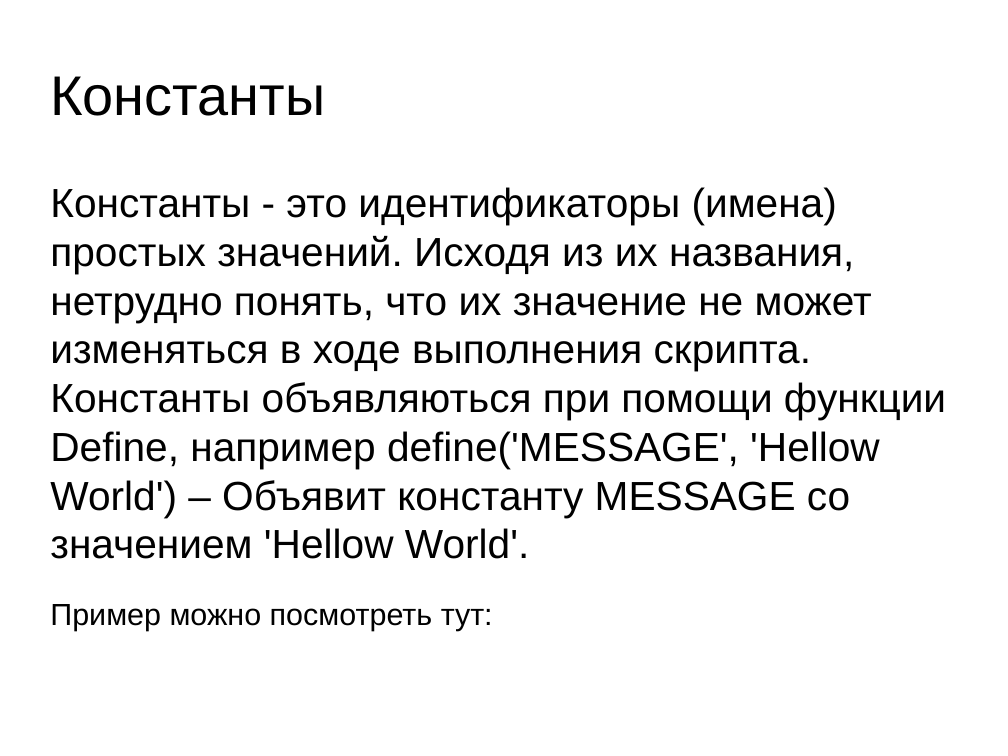
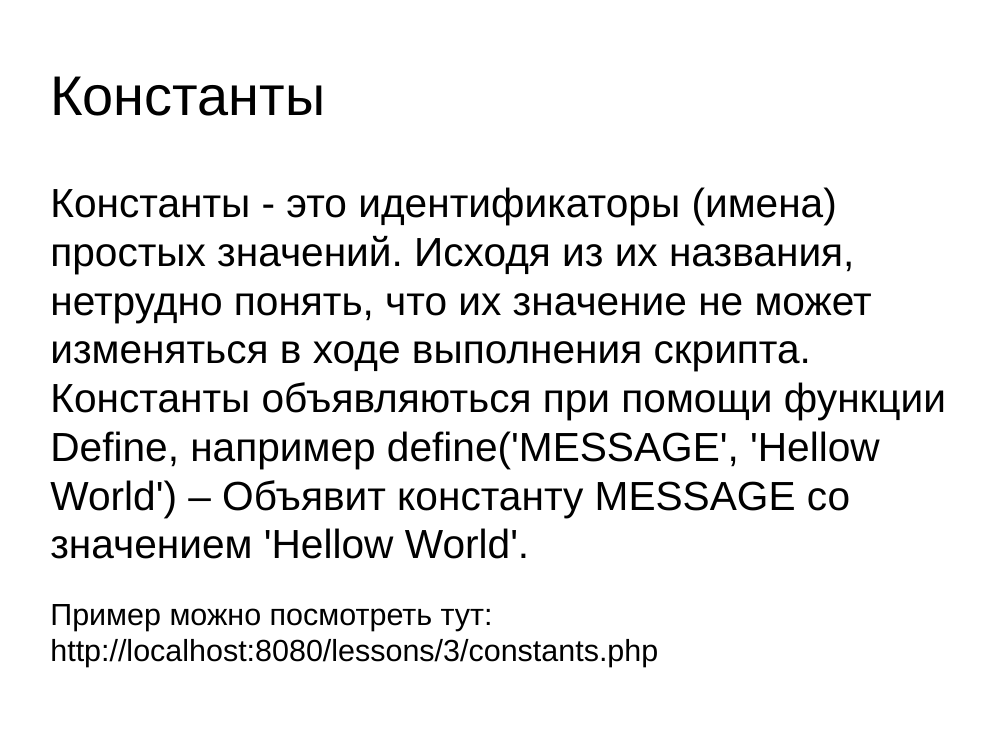
Before and after one commit to enroll37/PHPAug2014, a slide deck: slide 5 of lessons/3/presentation.pptx. Drawn at 1008x756 pixels with LibreOffice and Linux fonts; fonts in the diff are those of the drawing; background and template pictures are left out. Boxes give left, top, right and bottom in pixels: in the first picture for what was removed or moved away, otherwise in the second. Text is boxed around its words. In the diff, an @@ line names an element or a change of style, - is before the commit and + after.

Commit message:
Fix presentation for lesson 3

```diff
--- a/lessons/3/presentation.pptx
+++ b/lessons/3/presentation.pptx
@@ text at box(50, 604, 658, 667): text changed @@
-Пример можно посмотреть тут:
+Пример можно посмотреть тут: http://localhost:8080/lessons/3/constants.php
```
Also in this commit, not shown: 1 other file.
